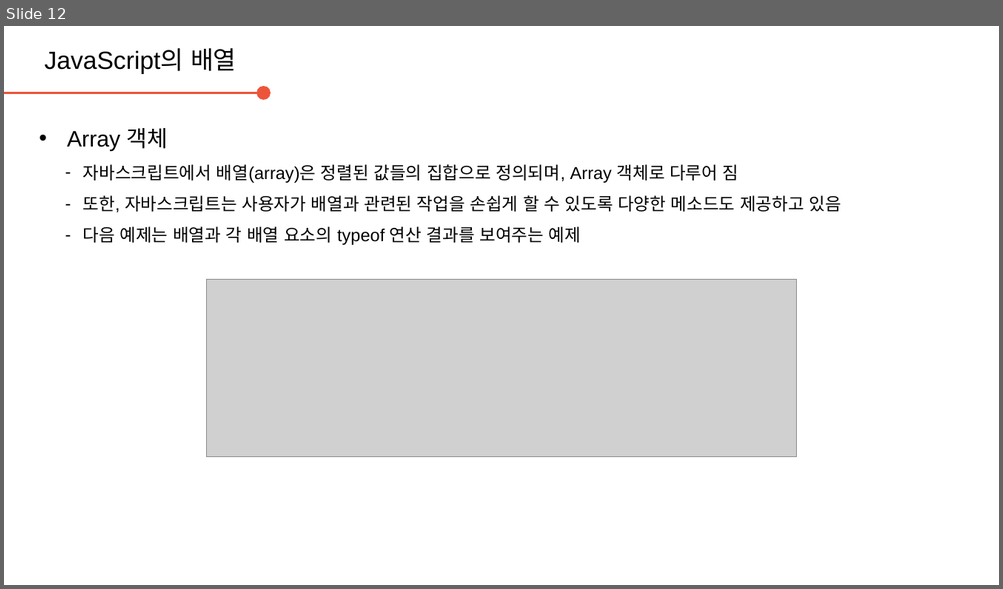
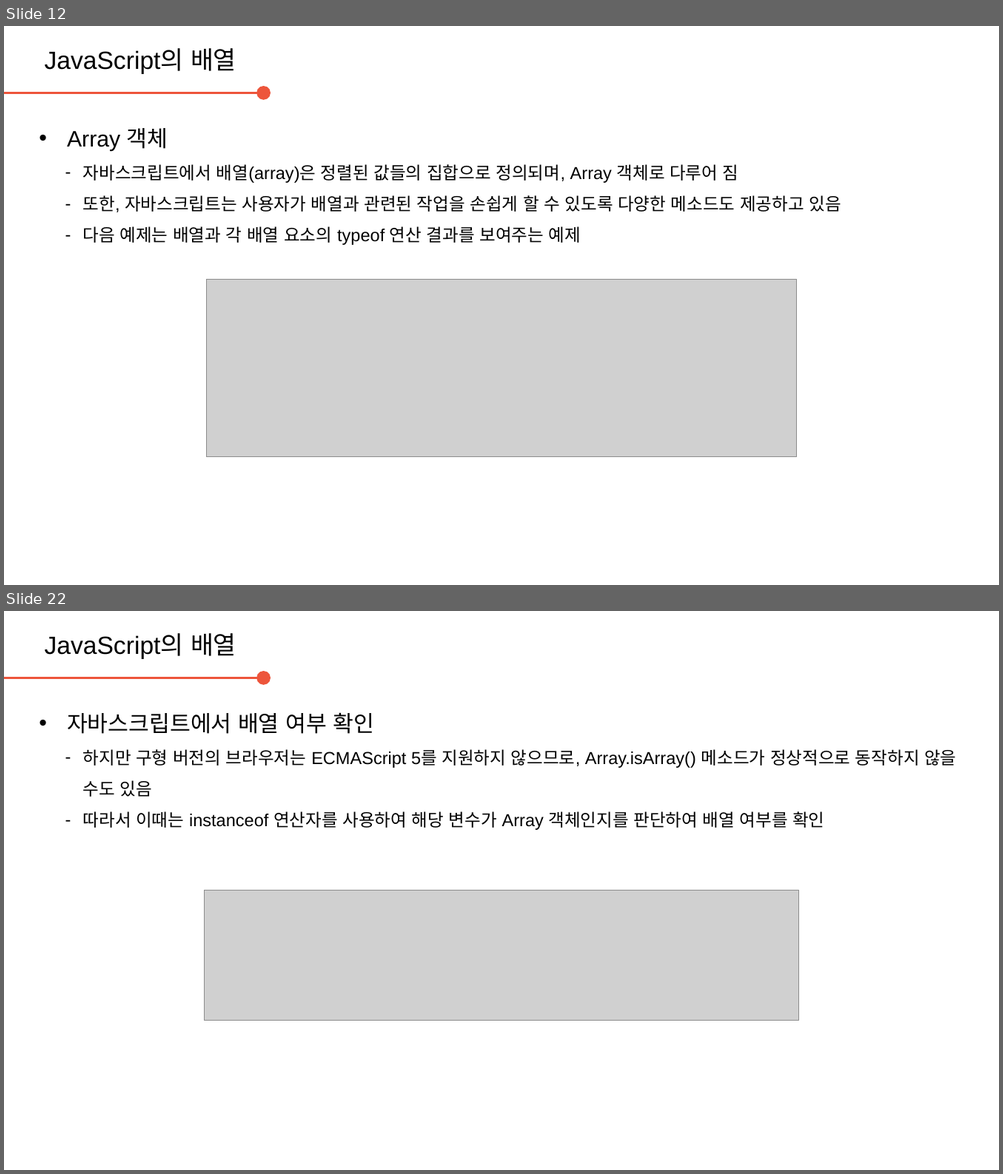
Before and after one commit to daegukdo/GCWM, a slide deck: 34/200824_JavaScript_array.pptx. Shown one above the other, each under a label of ours: slide 12 before the commit, slides 12 and 22 after it; the slides between them are not shown. The pictures are 1003x589 and 1003x1174 pixels, drawn with LibreOffice and Linux fonts; fonts in the diff are those of the drawing; grey boxes stand for pictures; background and template pictures are left out. Boxes give left, top, right and bottom in pixels: in the first picture for what was removed or moved away, otherwise in the second. Text is boxed around its words. In the diff, an @@ line names an element or a change of style, - is before the commit and + after.

Commit message:
get coding with me  - edit JavaScript resource (array)

```diff
--- a/34/200824_JavaScript_array.pptx
+++ b/34/200824_JavaScript_array.pptx
@@ slide 22 added at [4,611,999,1170], background #FFFFFF @@
@@ text added at [45,633,236,659], 20 pt, text #000000 @@
+JavaScript의 배열
@@ arrow added from (4, 678) to (264, 678), #ED553B 2.25 pt @@
@@ text added at [67,712,956,830], 14 pt, text #000000 @@
+• 자바스크립트에서 배열 여부 확인
+  – 하지만 구형 버전의 브라우저는 ECMAScript 5를 지원하지 않으므로, Array.isArray() 메소드가 정상적으로 동작하지 않을 수도 있음
+  – 따라서 이때는 instanceof 연산자를 사용하여 해당 변수가 Array 객체인지를 판단하여 배열 여부를 확인
@@ picture added at [205,890,799,1021] @@
```
Also in this commit, not shown: 10 other slides added, 1 slide removed, 1 other file.
